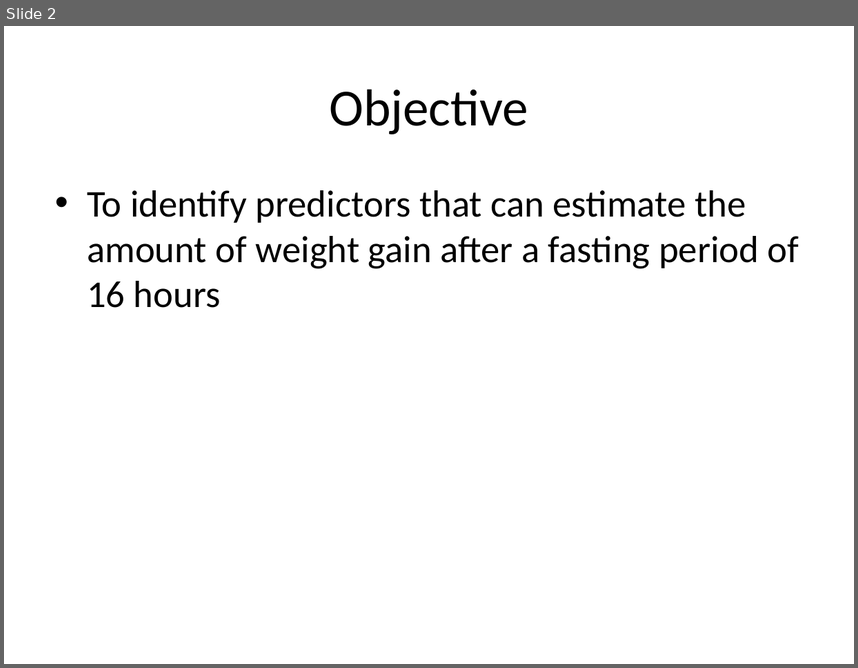
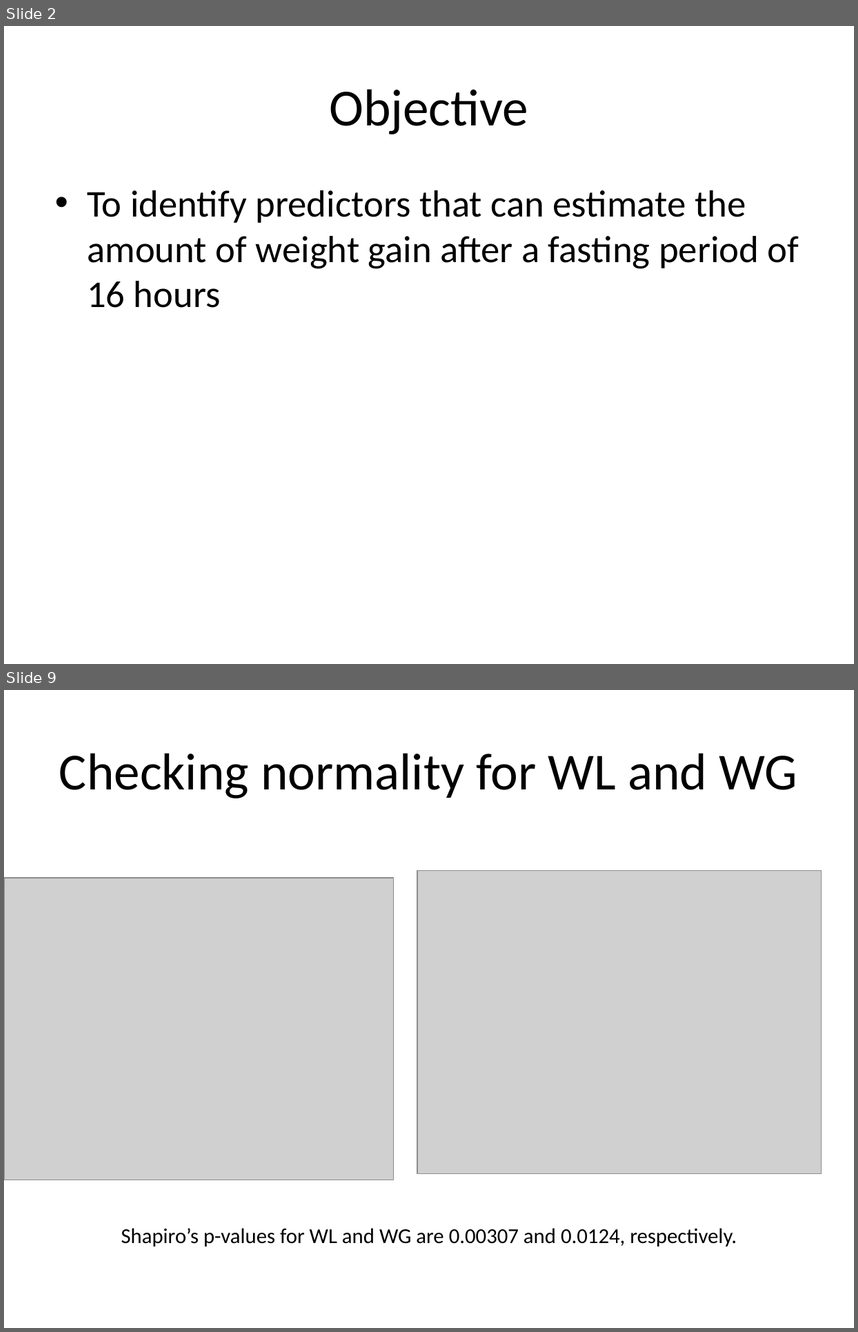
Before and after one commit to BridgesLab/PredictorsDietInducedObesity, a slide deck: ResultsSlides.pptx. Shown one above the other, each under a label of ours: slide 2 before the commit, slides 2 and 9 after it; the slides between them are not shown. The pictures are 858x668 and 858x1332 pixels, drawn with LibreOffice and Linux fonts; fonts in the diff are those of the drawing; grey boxes stand for pictures. Boxes give left, top, right and bottom in pixels: in the first picture for what was removed or moved away, otherwise in the second. Text is boxed around its words. In the diff, an @@ line names an element or a change of style, - is before the commit and + after.

```diff
--- a/ResultsSlides.pptx
+++ b/ResultsSlides.pptx
@@ slide 9 added at bbox=[4, 690, 854, 1328], background #FFFFFF @@
@@ title added at bbox=[59, 753, 797, 798], 44 pt, text #000000 @@
+Checking normality for WL and WG
@@ picture added at bbox=[417, 870, 821, 1173] @@
@@ picture added at bbox=[4, 878, 393, 1180] @@
@@ text added at bbox=[121, 1228, 737, 1246], 18 pt, text #000000 @@
+Shapiro’s p-values for WL and WG are 0.00307 and 0.0124, respectively.
```
Also in this commit, not shown: 2 slides changed, 12 other slides added.
